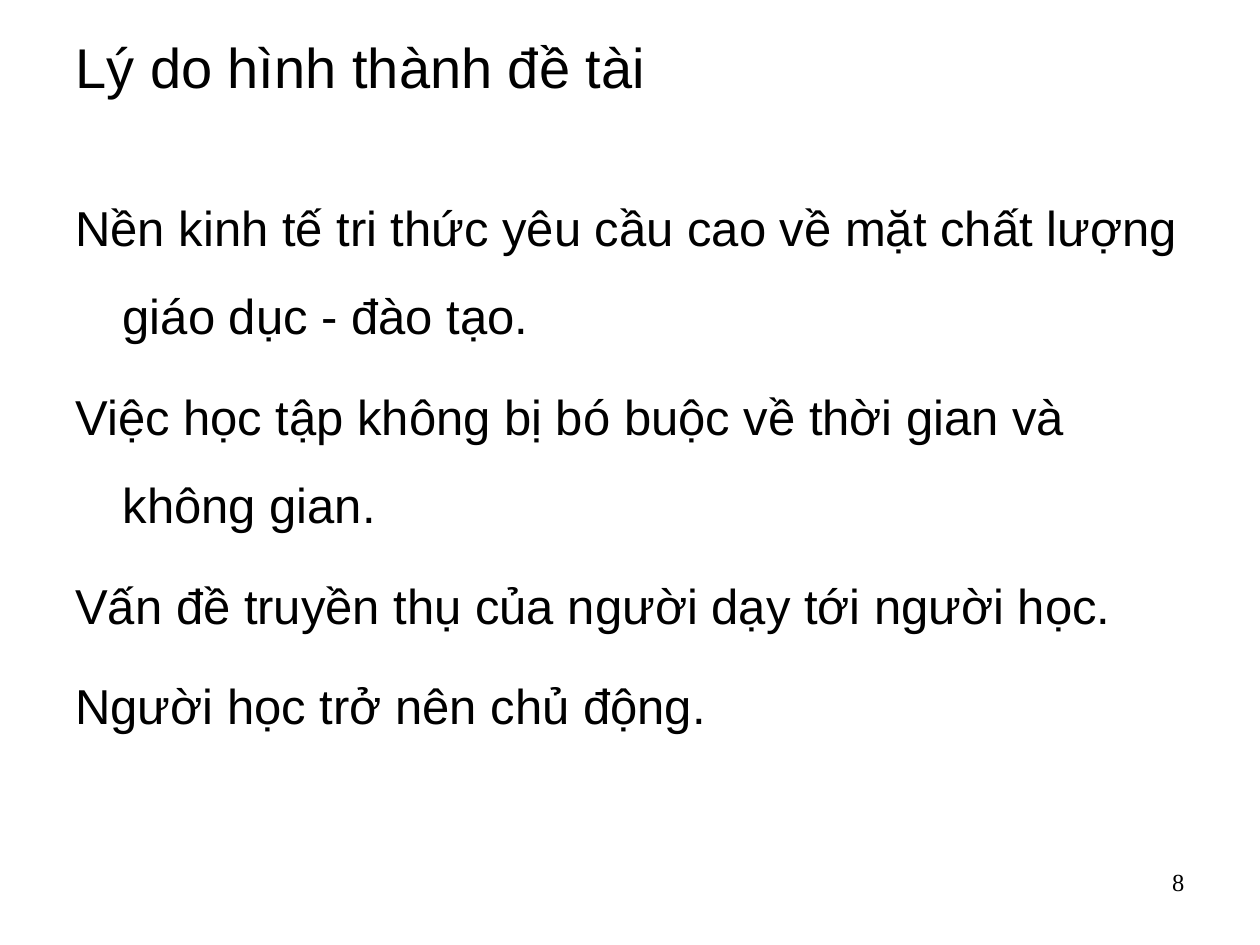
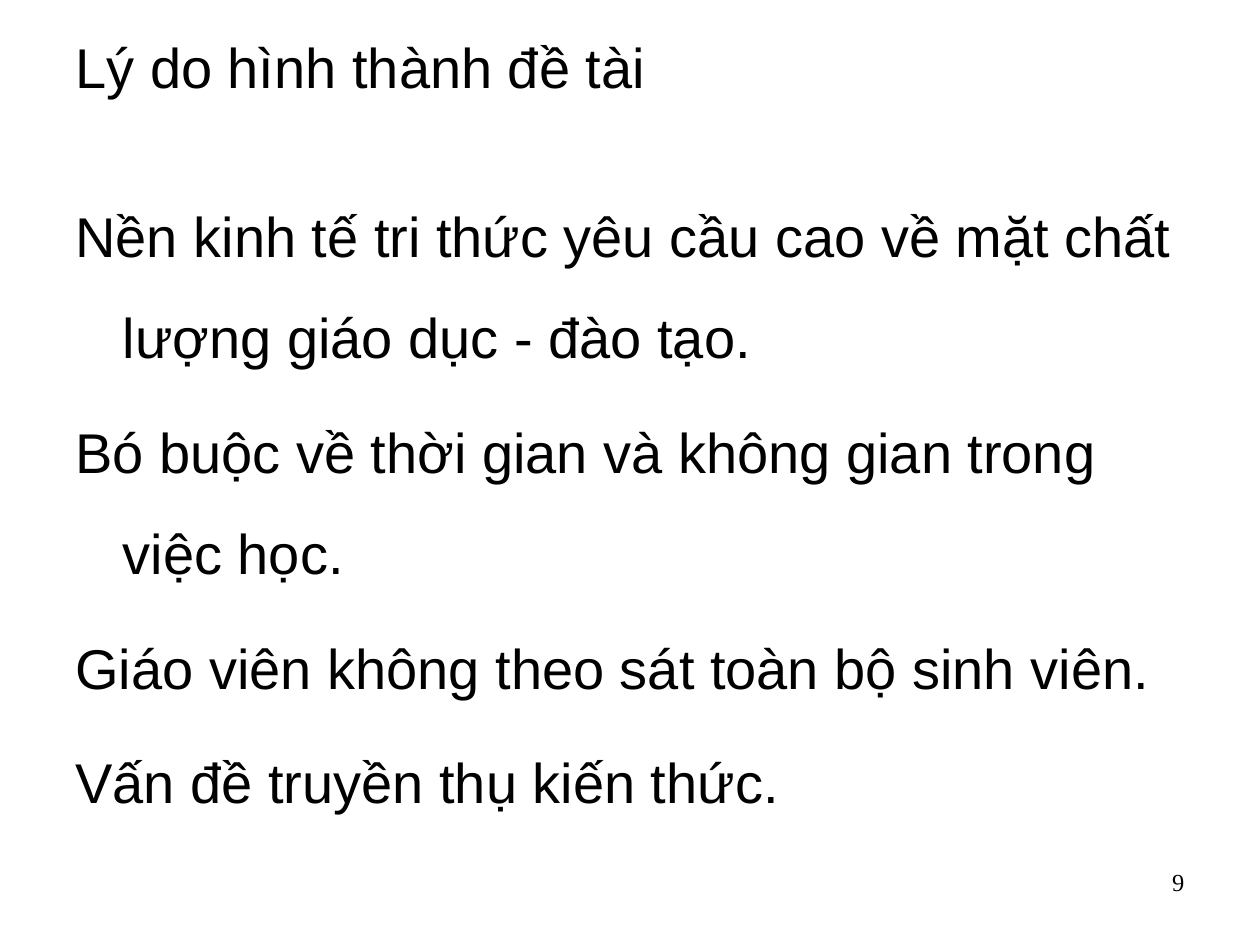
Before and after one commit to dhieucse09/mis, a slide deck: slide 9 of main/group-project/Group project.ppt (slide 8 before the commit). Drawn at 1260x945 pixels with LibreOffice and Linux fonts; fonts in the diff are those of the drawing; background and template pictures are left out. Boxes give left, top, right and bottom in pixels: in the first picture for what was removed or moved away, otherwise in the second. Text is boxed around its words. In the diff, an @@ line names an element or a change of style, - is before the commit and + after.

```diff
--- a/main/group-project/Group project.ppt
+++ b/main/group-project/Group project.ppt
@@ text at [75,214,1171,369]: size 28 to 32 pt in "Nền kinh tế tri thức yêu cầu ..."; more space between paragraphs @@
@@ text at [75,430,1149,814]: text changed; size 28 to 32 pt @@
-Việc học tập không bị bó buộc về thời gian và không gian.
-Vấn đề truyền thụ của người dạy tới người học.
-Người học trở nên chủ động.
+Bó buộc về thời gian và không gian trong việc học.
+Giáo viên không theo sát toàn bộ sinh viên.
+Vấn đề truyền thụ kiến thức.
@@ page number at [1172,874,1184,892]: text changed @@
-8
+9
```
Also in this commit, not shown: 8 other slides changed, 6 slides added, 3 slides removed, 14 other files.
